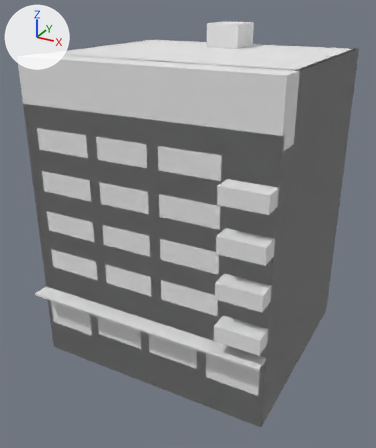
Two versions of the glTF model assets/models/buildings/res_late/bld_res_late_a_gf.glb, one commit apart.
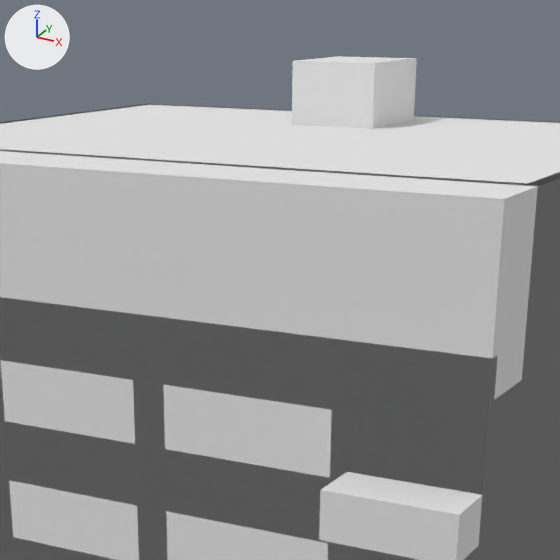
Each version is shown whole from a 50 mm camera at (17.4, -33.3, 23.7) aimed at (0.0, -1.6, 7.8), then close up on the part from 26% to 82% of the width and 0% to 47% of the height. Arrows for +X, +Y and +Z are at upper left; the lights stay in place. The last two pictures show the newer version. Objects named as collision shapes, trigger or cutter boxes, shadow casters or lower levels of detail are left out. Vertices at exactly the same position are counted once.

In view in the first close-up: 'bld_res_late_a_gf_LOD0', 'bld_res_late_a_gf_PROXY'.
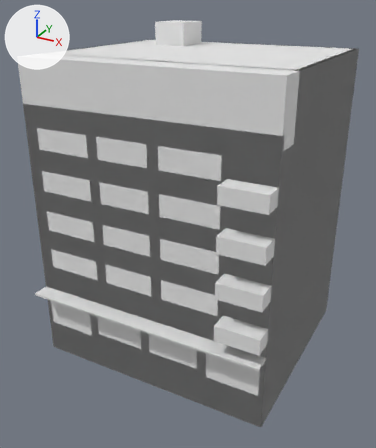
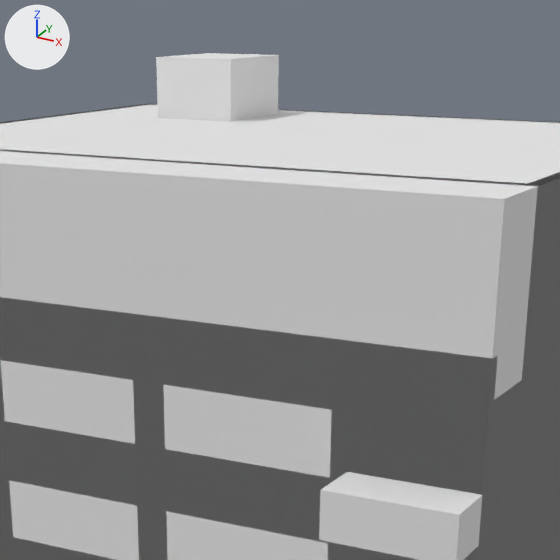
What differs and where, as boxes (x1, y1, x2, y2) in the close-ups (560 x 560 px):
'bld_res_late_a_gf_LOD0', reshaped
    before: (0, 56, 560, 560)
    after: (0, 53, 560, 560)
part 1 of me_bld_res_late_a_gf_lod0, reshaped
    before: (292, 56, 417, 129)
    after: (156, 53, 279, 122)

The change in detail:
me_bld_res_late_a_gf_lod0 is used by ob_bld_res_late_a_gf_lod0; location (0.0, 0.0, 0.0).
me_bld_res_late_a_gf_lod0 had 302 vertices, 418 faces and spanned x -9.0..9.0, y -9.3..8.0, z -2.5..21.8.
me_bld_res_late_a_gf_lod0 now has 326 vertices, 442 faces and spans x -9.0..9.0, y -9.3..8.0, z -2.5..21.8.
Part 1, on me_bld_res_late_a_gf_lod0:
4 vertices in x -1.2, y 3.5..6.5, z 19.2..21.8 move by (-4.6, 0.0, 0.0).
4 vertices in x 1.2, y 3.5..6.5, z 19.2..21.8 move by (-4.4, 0.0, 0.0).
15 vertices are added at x 0.2..6.8, y 4.0..5.0, z 19.2..20.0.
9 new vertices lie (2.0, 0.0, 0.0) away from vertices in x 0.2..4.8, y 4.0..5.0, z 19.2..20.0.
24 new faces join them.
